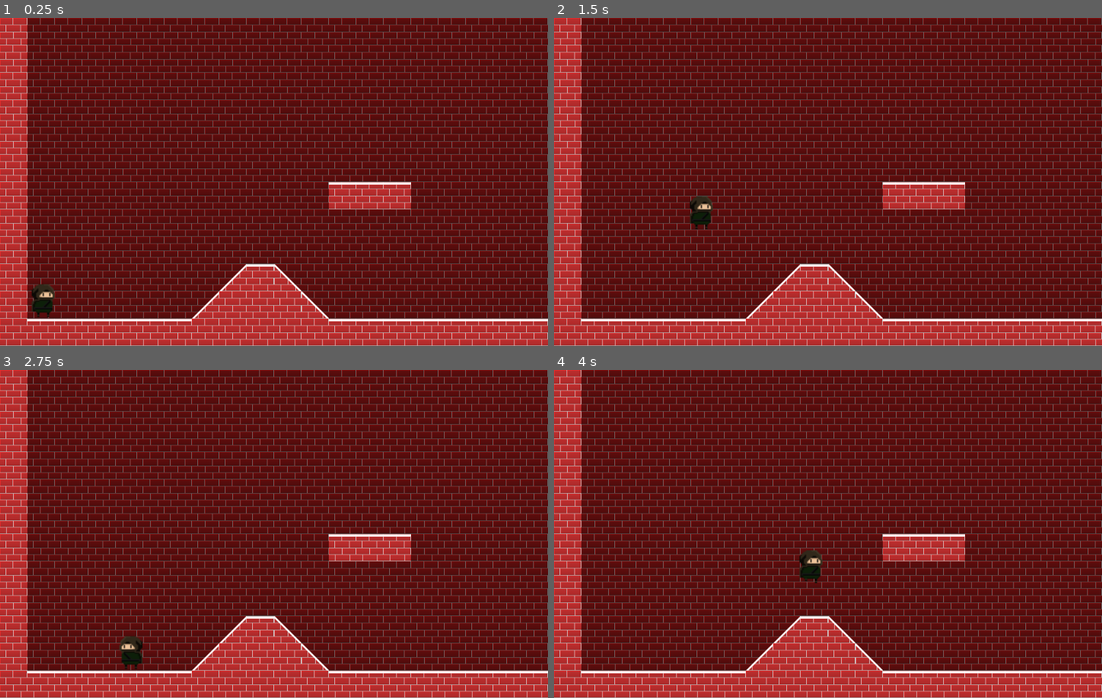
Above: before the commit, frames 1-4 (two rows, left to right).
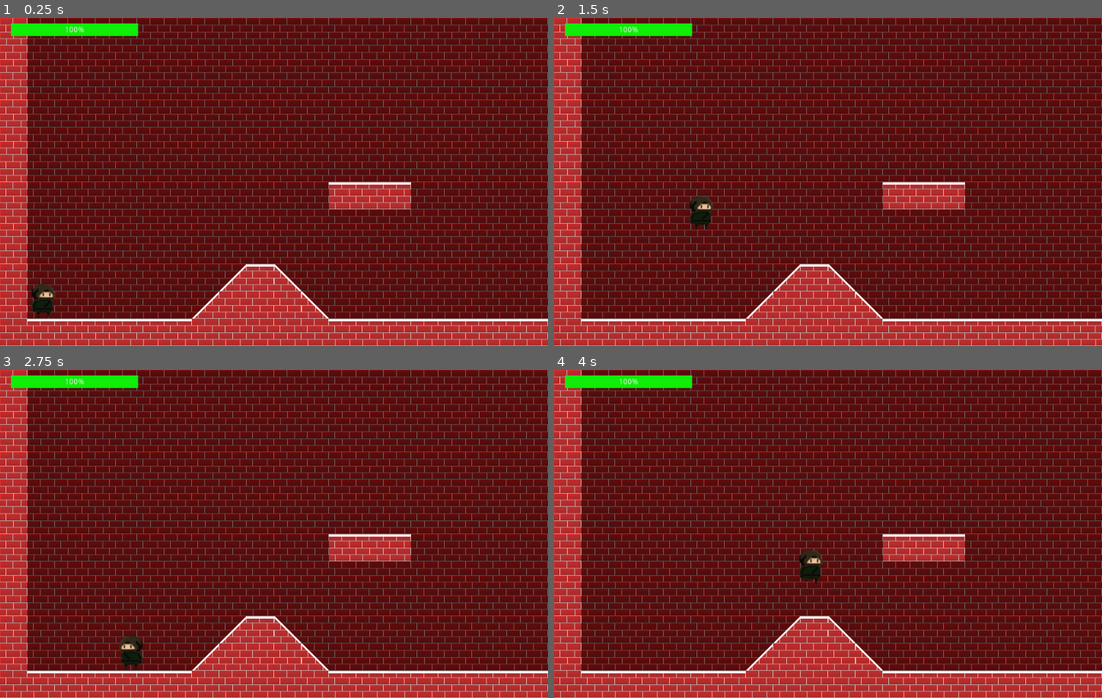
Above: after the commit, the same moments.

Repository: Ruefa/godot_test
Game: Godot game, scene res://Main.tscn
The game is run twice, just before and just after one commit, with the same random seed, the same clock (stepped at 60 frames per second) and the same inputs. The engine's default icon, where the game draws it, is replaced by a stand-in: a white triangle on a blue panel in a dark square.
Inputs:
- Up to frame 1 (0.25 s): no input
- Up to frame 2 (1.5 s): tap Enter at 0.5 s; hold Right (ui_right) from 0.53 s (still down); tap Up (ui_up) at 0.77 s
- Up to frame 3 (2.75 s): tap Up (ui_up) at 1.52 s; release Right (ui_right) at 2.03 s; hold Left (ui_left) from 2.03 s (still down)
- Up to frame 4 (4 s): release Left (ui_left) at 2.78 s; hold Right (ui_right) from 2.78 s (still down); tap Up (ui_up) at 3.02, 3.77 s

The runs differ from the first frame. In frame 1, 0.9% of the frame differs, in the area x 2-26%, y 1-6%; in frame 2, 0.9%; in frame 3, 0.9%; in frame 4, 0.9%.

Commit message:
added HUD canvas layer with progress bar for HP

Diff:
--- a/Side Scroll/Player.tscn
+++ b/Side Scroll/Player.tscn
@@ -16,6 +16,12 @@
 [sub_resource type="CapsuleShape2D" id=2]
 radius = 23.0743
 height = 19.2959
+
+[sub_resource type="StyleBoxFlat" id=3]
+bg_color = Color( 0.0627451, 0.933333, 0.0352941, 1 )
+
+[sub_resource type="StyleBoxFlat" id=4]
+bg_color = Color( 0.898039, 0.0666667, 0.0666667, 1 )
 
 [node name="Player" type="KinematicBody2D"]
 z_index = 1
@@ -39,6 +45,18 @@
 limit_top = 0
 smoothing_enabled = true
 
+[node name="HUD" type="CanvasLayer" parent="."]
+offset = Vector2( 20, 10 )
+transform = Transform2D( 1, 0, 0, 1, 20, 10 )
+
+[node name="HealthBar" type="ProgressBar" parent="HUD"]
+margin_right = 232.0
+margin_bottom = 23.0
+custom_styles/fg = SubResource( 3 )
+custom_styles/bg = SubResource( 4 )
+step = 1.0
+value = 100.0
+
 [node name="VulnTimer" type="Timer" parent="."]
 one_shot = true
 
Not shown: 1 places in Side Scroll/Player.tscn that only renumber resources
